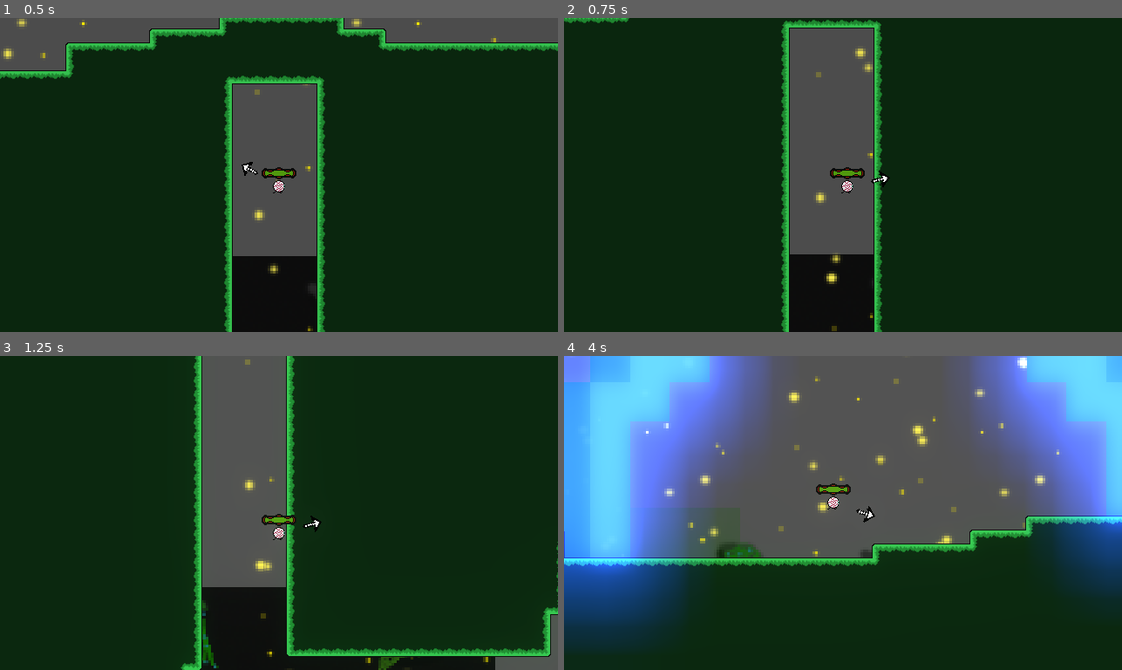
Above: before the commit, frames 1-4 (two rows, left to right).
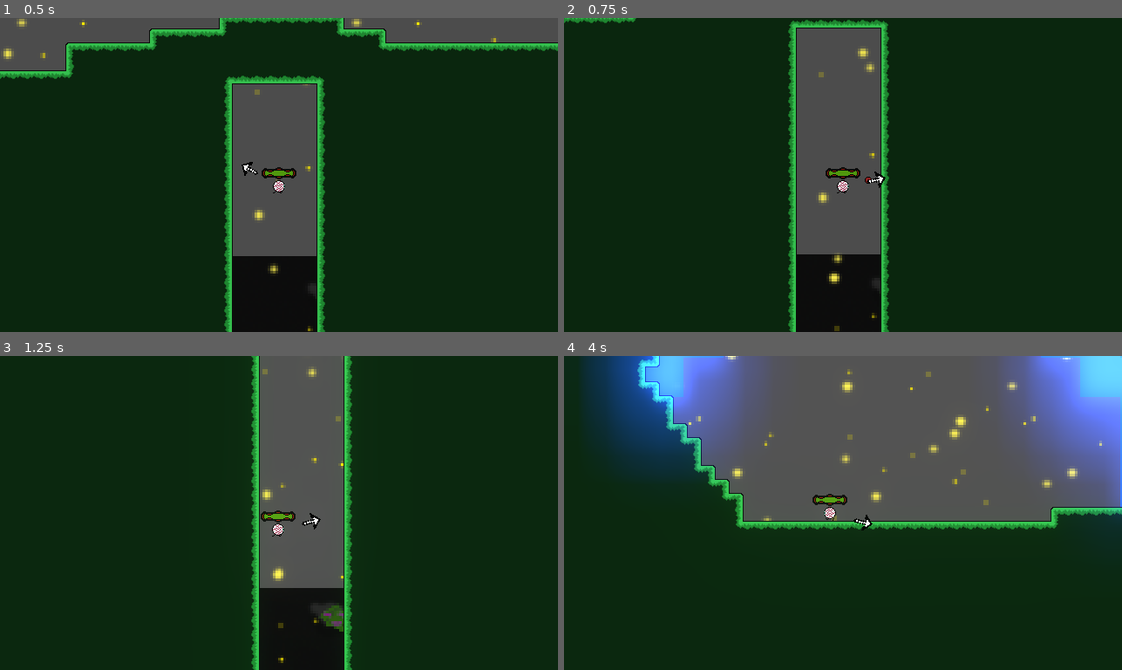
Above: after the commit, the same moments.

Repository: epimetheusgames/EyeSore
Game: Godot game, scene res://World.tscn
The game is run twice, just before and just after one commit, with the same random seed, the same clock (stepped at 60 frames per second) and the same inputs.
Inputs (mouse positions are in pixels of both pictures, inside the frame that each line leads up to):
- Up to frame 1 (0.5 s): no input
- Up to frame 2 (0.75 s): tap Enter (ui_accept) at 0.5 s; move the mouse to (965, 159) at 0.52 s; hold D (movement_right, bound only before the commit) from 0.53 s (still down); click (965, 159) at 0.6 s
- Up to frame 3 (1.25 s): keep holding D (movement_right, bound only before the commit); tap Space (movement_jump, bound only before the commit) at 0.77, 1.07 s; right-click (401, 497) at 0.8 s
- Up to frame 4 (4 s): move the mouse to (731, 528) at 1.27 s; right-click (731, 528) at 1.35 s; tap Space (movement_jump, bound only before the commit) at 1.52, 1.82, 2.3, 2.85, 3.02, 3.32, 3.77 s; tap Enter (ui_accept) at 1.55, 2.1 s; move the mouse to (898, 443) at 2.02 s; release D (movement_right, bound only before the commit) at 2.03 s; hold A (movement_left, bound only before the commit) 2.03-2.78 s; move the mouse to (815, 575) at 2.77 s; hold D (movement_right, bound only before the commit) from 2.78 s (still down); click (815, 575) at 3.05 s; move the mouse to (1010, 560) at 3.52 s; click (1010, 560) at 3.6 s; right-click (1010, 560) at 3.8 s

Frame 1 is identical in both runs. In frame 2, 5.7% of the frame differs, in the area x 0-59%, y 0-100%; in frame 3, 24%; in frame 4, 48%, in the area x 0-100%, y 0-94%.

Commit message:
Changed a bit of the project.godot and implemented a seperate keybinds file

Diff:
--- a/OGPC_Project_Native_Directory/Save_Data.gd
+++ b/OGPC_Project_Native_Directory/Save_Data.gd
@@ -1,6 +1,7 @@
 extends Node2D
 
 var file_name = "user://save1.json"
+var keybind_file_name = "user://keybinds.json"
 onready var pixelated_boss = preload("res://PixelatedBoss.tscn")
 onready var enemy1 = preload("res://Enemy1.tscn")
 onready var enemy2 = preload("res://Enemy2.tscn")
@@ -23,16 +24,17 @@
 		"respawn_position_y": 0
 	},
 	"level": 0,
-	"keybinds": {
-		"left": "A",
-		"right": "D",
-		"jump": "SPACE",
-		"shockwave": "S",
-		"bullet": "X"
-	},
 	"pixelated_boss": {},
 	"zombie_enemies": {},
 	"patrolling_enemies": {},
+}
+
+const default_keybind_data = {
+	"bullet": 83,
+	"jump": 32,
+	"left": 65,
+	"right": 68,
+	"shockwave": 88
 }
 
 const levels = [
@@ -43,8 +45,19 @@
 func save_keybinds(keybinds):
 	data["keybinds"] = keybinds
 
+func set_keybind_data_to_data():
+	var file = File.new()
+
+	if not file.file_exists(keybind_file_name):
+		data = default_keybind_data
+
+	else:
+		file.open(keybind_file_name, file.READ)
+		data["keybinds"] = parse_json(file.get_as_text())
+
 func get_game_data():
 	var file = File.new()
+	var keybind_data = default_keybind_data
 
 	if not file.file_exists(file_name):
 		data = default_data
@@ -53,12 +66,16 @@
 		file.open(file_name, file.READ)
 		data = parse_json(file.get_as_text())
 
+	if file.file_exists(keybind_file_name):
+		file.open(keybind_file_name, file.READ)
+		keybind_data = parse_json(file.get_as_text())
+
 	return [
 		data["level"],
 		data["player"]["health"],
 		Vector2(data["player"]["position_x"], data["player"]["position_y"]),
 		Vector2(data["player"]["respawn_position_x"], data["player"]["respawn_position_y"]),
-		data["keybinds"],
+		keybind_data
 	]
 
 func get_file_data(): # Also don't use this one unless it's from inside this file
@@ -71,6 +88,15 @@
 		file.open(file_name, file.READ)
 		data = parse_json(file.get_as_text())
 
+	if not file.file_exists(keybind_file_name):
+		data["keybinds"] = default_keybind_data
+
+	else:
+		file.open(keybind_file_name, file.READ)
+		print(parse_json(file.get_as_text()))
+		data["keybinds"] = parse_json(file.get_as_text())
+
+	print(data)
 	return data
 
 func get_current_level_data(level):
@@ -122,9 +148,16 @@
 
 func save_game():
 	var file = File.new()
+	var keybinds = data["keybinds"]
+	data.erase("keybinds")
 	file.open(file_name, File.WRITE)
 	file.store_line(to_json(data))
 	file.close()
+	file.open(keybind_file_name, File.WRITE)
+	print(data)
+	file.store_line(to_json(keybinds))
+	file.close()
+	data["keybinds"] = keybinds
 
 func set_keybinds(keybinds): # Sets all keybinds to what is in data
 	set_specific_keybind("movement_left", keybinds["left"])
@@ -136,7 +169,6 @@
 func set_specific_keybind(action, keybind): # Sets a specific keybind
 	if not InputMap.get_actions().has(action):
 		InputMap.add_action(action)
-	delete_specific_keybind(action)
 	var key = InputEventKey.new()
 	key.set_scancode(keybind)
 	InputMap.action_add_event(action, key)
--- a/OGPC_Project_Native_Directory/project.godot
+++ b/OGPC_Project_Native_Directory/project.godot
@@ -57,44 +57,27 @@
 
 movement_jump={
 "deadzone": 0.5,
-"events": [ Object(InputEventKey,"resource_local_to_scene":false,"resource_name":"","device":0,"alt":false,"shift":false,"control":false,"meta":false,"command":false,"pressed":false,"scancode":0,"physical_scancode":32,"unicode":0,"echo":false,"script":null)
-, Object(InputEventKey,"resource_local_to_scene":false,"resource_name":"","device":0,"alt":false,"shift":false,"control":false,"meta":false,"command":false,"pressed":false,"scancode":0,"physical_scancode":67,"unicode":0,"echo":false,"script":null)
-, Object(InputEventJoypadButton,"resource_local_to_scene":false,"resource_name":"","device":0,"button_index":0,"pressure":0.0,"pressed":false,"script":null)
- ]
+"events": [  ]
 }
 movement_left={
 "deadzone": 0.5,
-"events": [ Object(InputEventKey,"resource_local_to_scene":false,"resource_name":"","device":0,"alt":false,"shift":false,"control":false,"meta":false,"command":false,"pressed":false,"scancode":0,"physical_scancode":65,"unicode":0,"echo":false,"script":null)
-, Object(InputEventKey,"resource_local_to_scene":false,"resource_name":"","device":0,"alt":false,"shift":false,"control":false,"meta":false,"command":false,"pressed":false,"scancode":0,"physical_scancode":16777231,"unicode":0,"echo":false,"script":null)
-, Object(InputEventJoypadMotion,"resource_local_to_scene":false,"resource_name":"","device":0,"axis":0,"axis_value":-1.0,"script":null)
- ]
+"events": [  ]
 }
 movement_right={
 "deadzone": 0.5,
-"events": [ Object(InputEventKey,"resource_local_to_scene":false,"resource_name":"","device":0,"alt":false,"shift":false,"control":false,"meta":false,"command":false,"pressed":false,"scancode":0,"physical_scancode":68,"unicode":0,"echo":false,"script":null)
-, Object(InputEventKey,"resource_local_to_scene":false,"resource_name":"","device":0,"alt":false,"shift":false,"control":false,"meta":false,"command":false,"pressed":false,"scancode":0,"physical_scancode":16777233,"unicode":0,"echo":false,"script":null)
-, Object(InputEventJoypadMotion,"resource_local_to_scene":false,"resource_name":"","device":0,"axis":0,"axis_value":1.0,"script":null)
- ]
+"events": [  ]
 }
 movement_up={
 "deadzone": 0.5,
-"events": [ Object(InputEventKey,"resource_local_to_scene":false,"resource_name":"","device":0,"alt":false,"shift":false,"control":false,"meta":false,"command":false,"pressed":false,"scancode":0,"physical_scancode":87,"unicode":0,"echo":false,"script":null)
-, Object(InputEventKey,"resource_local_to_scene":false,"resource_name":"","device":0,"alt":false,"shift":false,"control":false,"meta":false,"command":false,"pressed":false,"scancode":0,"physical_scancode":16777232,"unicode":0,"echo":false,"script":null)
-, Object(InputEventJoypadMotion,"resource_local_to_scene":false,"resource_name":"","device":0,"axis":1,"axis_value":-1.0,"script":null)
- ]
+"events": [  ]
 }
 movement_down={
 "deadzone": 0.5,
-"events": [ Object(InputEventKey,"resource_local_to_scene":false,"resource_name":"","device":0,"alt":false,"shift":false,"control":false,"meta":false,"command":false,"pressed":false,"scancode":0,"physical_scancode":83,"unicode":0,"echo":false,"script":null)
-, Object(InputEventKey,"resource_local_to_scene":false,"resource_name":"","device":0,"alt":false,"shift":false,"control":false,"meta":false,"command":false,"pressed":false,"scancode":0,"physical_scancode":16777234,"unicode":0,"echo":false,"script":null)
-, Object(InputEventJoypadMotion,"resource_local_to_scene":false,"resource_name":"","device":0,"axis":1,"axis_value":1.0,"script":null)
- ]
+"events": [  ]
 }
 Shoot_Normal_Bullet={
 "deadzone": 0.5,
 "events": [ Object(InputEventMouseButton,"resource_local_to_scene":false,"resource_name":"","device":0,"alt":false,"shi …(212 unchanged characters)…
-, Object(InputEventKey,"resource_local_to_scene":false,"resource_name":"","device":0,"alt":false,"shift":false,"control":false,"meta":false,"command":false,"pressed":false,"scancode":0,"physical_scancode":88,"unicode":0,"echo":false,"script":null)
-, Object(InputEventJoypadButton,"resource_local_to_scene":false,"resource_name":"","device":0,"button_index":2,"pressure":0.0,"pressed":false,"script":null)
  ]
 }
 self_destruct={
@@ -106,8 +89,6 @@
 Shoot_Shockwave_Bullet={
 "deadzone": 0.5,
 "events": [ Object(InputEventMouseButton,"resource_local_to_scene":false,"resource_name":"","device":0,"alt":false,"shi …(212 unchanged characters)…
-, Object(InputEventKey,"resource_local_to_scene":false,"resource_name":"","device":0,"alt":false,"shift":false,"control":false,"meta":false,"command":false,"pressed":false,"scancode":0,"physical_scancode":83,"unicode":0,"echo":false,"script":null)
-, Object(InputEventJoypadButton,"resource_local_to_scene":false,"resource_name":"","device":0,"button_index":3,"pressure":0.0,"pressed":false,"script":null)
  ]
 }
 Just_Arrowkey_Up={
